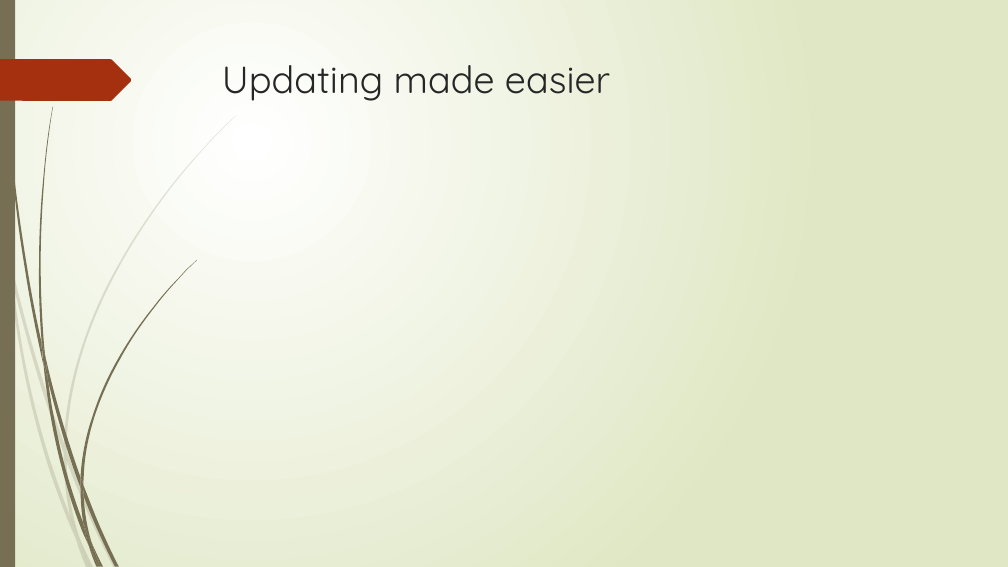
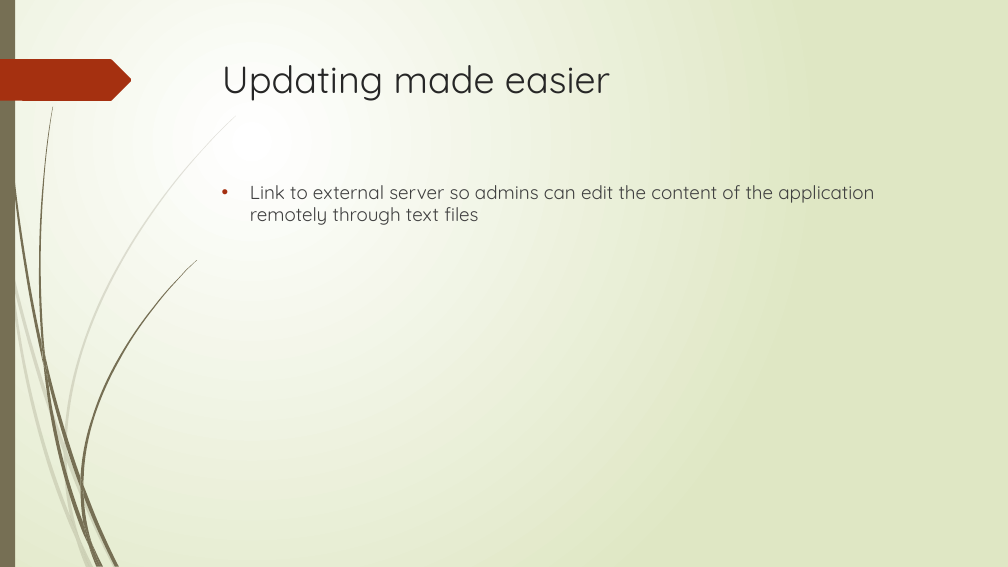
Before and after one commit to bournemouth17/team-5, a slide deck: slide 6 of RNLI.pptx. Drawn at 1008x567 pixels with LibreOffice and Linux fonts; fonts in the diff are those of the drawing. Boxes give left, top, right and bottom in pixels: in the first picture for what was removed or moved away, otherwise in the second. Text is boxed around its words. In the diff, an @@ line names an element or a change of style, - is before the commit and + after.

```diff
--- a/RNLI.pptx
+++ b/RNLI.pptx
@@ text added at (250, 185, 874, 225), 18 pt, text #404040 @@
+• Link to external server so admins can edit the content of the application remotely through text files
```
Also in this commit, not shown: 5 other slides changed.
